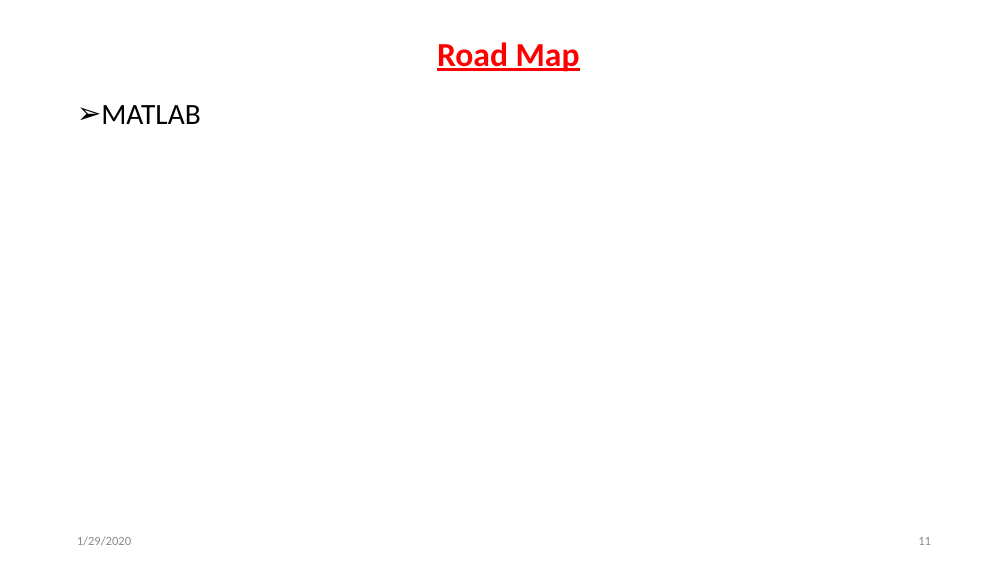
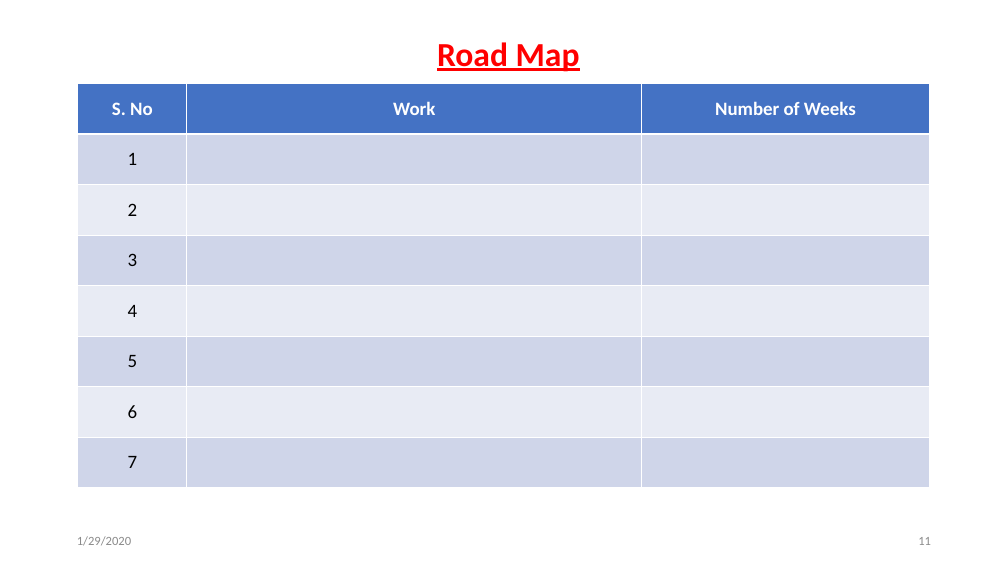
Before and after one commit to svec-final-year-project-eee/Project, a slide deck: slide 11 of Reviews/second review/Second Oral Presentation.pptx. Drawn at 1008x567 pixels with LibreOffice and Linux fonts; fonts in the diff are those of the drawing. Boxes give left, top, right and bottom in pixels: in the first picture for what was removed or moved away, otherwise in the second. Text is boxed around its words. In the diff, an @@ line names an element or a change of style, - is before the commit and + after.

```diff
--- a/Reviews/second review/Second Oral Presentation.pptx
+++ b/Reviews/second review/Second Oral Presentation.pptx
@@ table added at <box>78,83,929,488</box>, 8 rows, 3 columns @@
+S. No | Work | Number of Weeks
+1 |  | 
+2 |  | 
+3 |  | 
+4 |  | 
+5 |  | 
+6 |  | 
+7 |  | 
@@ text removed at <box>101,105,200,124</box> @@
-➢ MATLAB
```
Also in this commit, not shown: 6 other slides changed.
